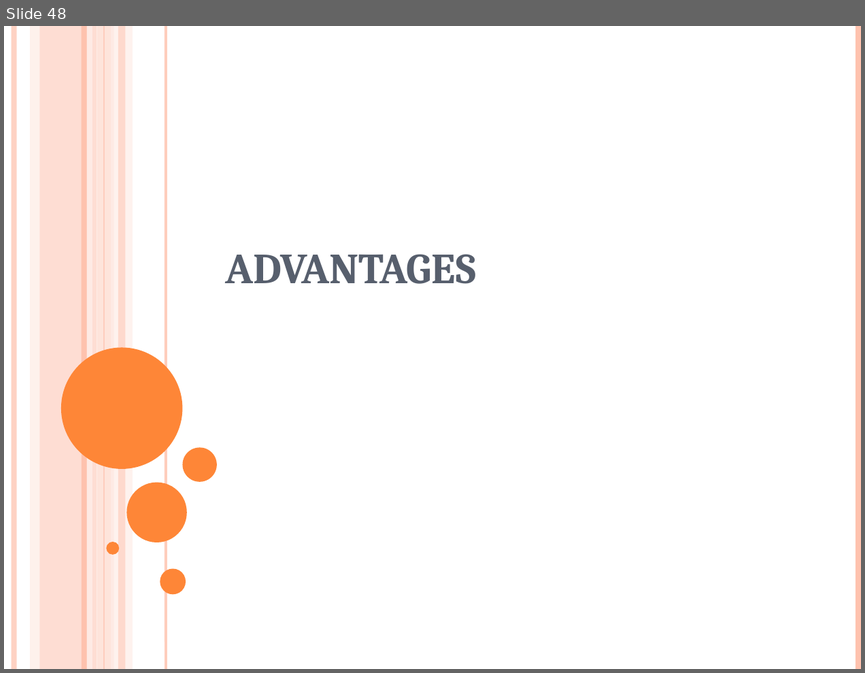
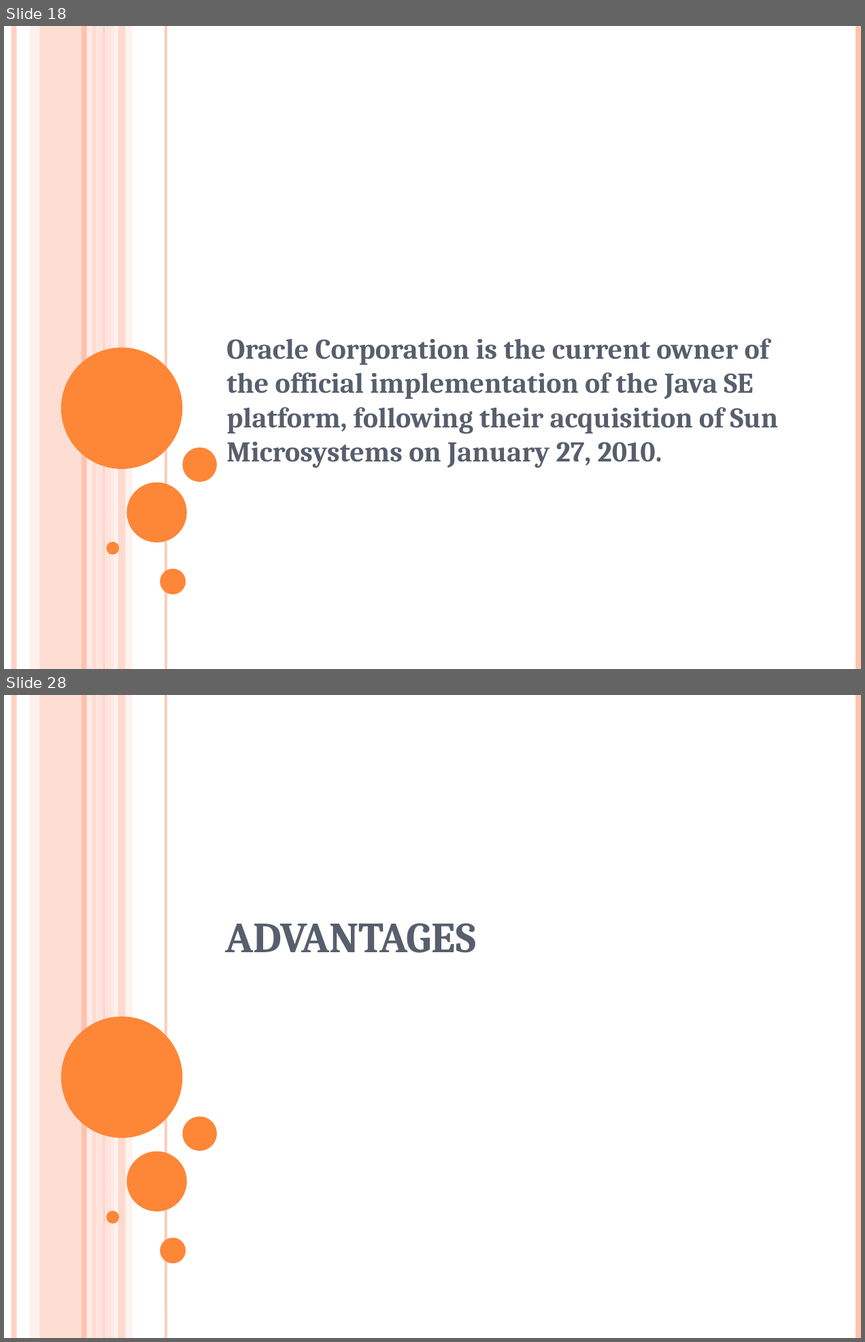
Before and after one commit to surabhi5/instant-ppt, a slide deck: output.pptx. Shown one above the other, each under a label of ours: slide 48 before the commit, slides 18 and 28 after it; the slides between them are not shown. The pictures are 865x673 and 865x1342 pixels, drawn with LibreOffice and Linux fonts; fonts in the diff are those of the drawing. Boxes give left, top, right and bottom in pixels: in the first picture for what was removed or moved away, otherwise in the second. Text is boxed around its words. In the diff, an @@ line names an element or a change of style, - is before the commit and + after.

```diff
--- a/output.pptx
+++ b/output.pptx
@@ slide 18 added at box(4, 26, 861, 669), background #FFFFFF; not listed: 16 template elements that a slide beside it also shows @@
@@ subtitle added at box(226, 338, 779, 467), 24 pt, text #575F6D, bold @@
+Oracle Corporation is the current owner of the official implementation of the Java SE platform, following their acquisition of Sun Microsystems on January 27, 2010.
@@ what was slide 48 is now slide 28 @@
```
Also in this commit, not shown: 2 slides changed, 68 other slides added, 111 slides removed, 2 other files.
